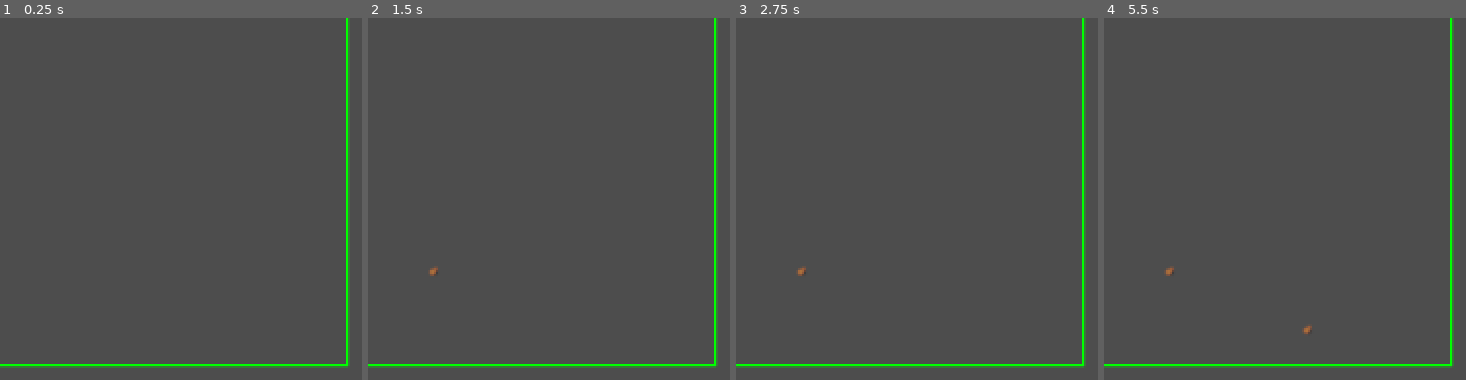
Above: before the commit, frames 1-4 (left to right).
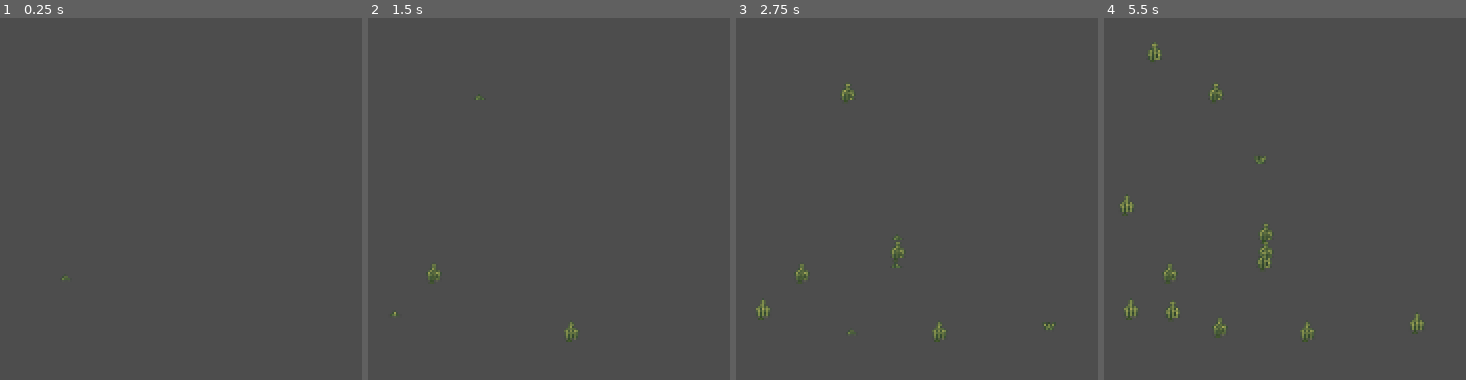
Above: after the commit, the same moments.

Repository: Piggward/GetOutOfMeGarden
Game: Godot game, scene res://scenes/spawnable_area.tscn
Same seed, same stepped clock (60 frames per second), same inputs: the game is played once before the commit and once after it. The project has no main scene, so this scene is started directly.
Inputs (mouse positions are in pixels of both pictures, inside the frame that each line leads up to):
- Up to frame 1 (0.25 s): no input
- Up to frame 2 (1.5 s): tap Enter at 0.5 s; move the mouse to (outside the picture) at 0.52 s; press the mouse at (outside the picture) at 0.53 s; tap Space at 1.25 s; move the mouse to (outside the picture) at 1.27 s; release the mouse at (outside the picture) at 1.28 s; right-click (outside the picture) at 1.35 s; click (outside the picture) at 1.42 s
- Up to frame 3 (2.75 s): tap Enter at 2 s; move the mouse to (outside the picture) at 2.02 s; press the mouse at (outside the picture) at 2.03 s
- Up to frame 4 (5.5 s): tap Space at 2.75, 4.25 s; move the mouse to (outside the picture) at 2.77 s; release the mouse at (outside the picture) at 2.78 s; right-click (outside the picture) at 2.85 s; click (outside the picture) at 2.92 s; tap Enter at 3.5 s; move the mouse to (outside the picture) at 3.52 s; press the mouse at (outside the picture) at 3.53 s; move the mouse to (1422, 332) at 4.27 s; release the mouse at (1422, 332) at 4.28 s; right-click (1422, 332) at 4.35 s; click (1422, 332) at 4.42 s; move the mouse to (outside the picture) at 5.02 s; press the mouse at (outside the picture) at 5.03 s

The runs differ from the first frame. In frame 1, 2.1% of the frame differs, in the area x 0-97%, y 0-97%; in frame 2, 2.3%; in frame 3, 2.6%; in frame 4, 3.3%.

Commit message:
fix spawned object z-index

Diff:
--- a/scripts/spawn_manager.gd
+++ b/scripts/spawn_manager.gd
@@ -10,17 +10,14 @@
 	"flower": {
 		"scene": preload("res://scenes/flower.tscn"),
 		"size": Vector2(16,16)
+	},
+	"weed": {
+		"scene": preload("res://scenes/weeds_art.tscn"),
+		"size": Vector2(16,16)
 	}
 }
 
 func _ready():
-	# Set the spawn area size according to the input values
-	spawn_area.position = spawn_area.position  # Just to ensure it's correctly placed in the scene
-	spawn_area.scale = Vector2.ONE  # Reset scale, we won't use it anymore
-	spawn_area.set("rect_size", Vector2(spawn_area_width, spawn_area_height))  # Adjust size
-
-	queue_redraw()  # Draw the debug border
-
 	debug_spawn_loop()
 
 func spawn_object(object_name: String) -> void:
@@ -36,7 +33,6 @@
 		if is_space_free_at_position(pos, object_size):
 			var instance = object_scene.instantiate()
 			instance.position = pos
-			instance.z_index = 10  # Make sure it renders in front
 			spawned_objects.add_child(instance)
 			return
 	print("No available space found to spawn object: [%s] with size: [%s]." % [object_name, object_size])
@@ -63,13 +59,7 @@
 
 	return space_state.intersect_shape(params, 1).is_empty()
 
-func _draw() -> void: # TODO: remove me to get rid of the green debug-border of spawnarea
-	# Draw the spawn area size using the input dimensions
-	var size = Vector2(spawn_area_width, spawn_area_height)
-	var half = size / 2
-	draw_rect(Rect2(spawn_area.position - half, size), Color.GREEN, false, 2.0)
-
 func debug_spawn_loop() -> void:
 	while true:
-		spawn_object("flower")
-		await get_tree().create_timer(1.0).timeout
+		spawn_object("weed")
+		await get_tree().create_timer(.1).timeout
